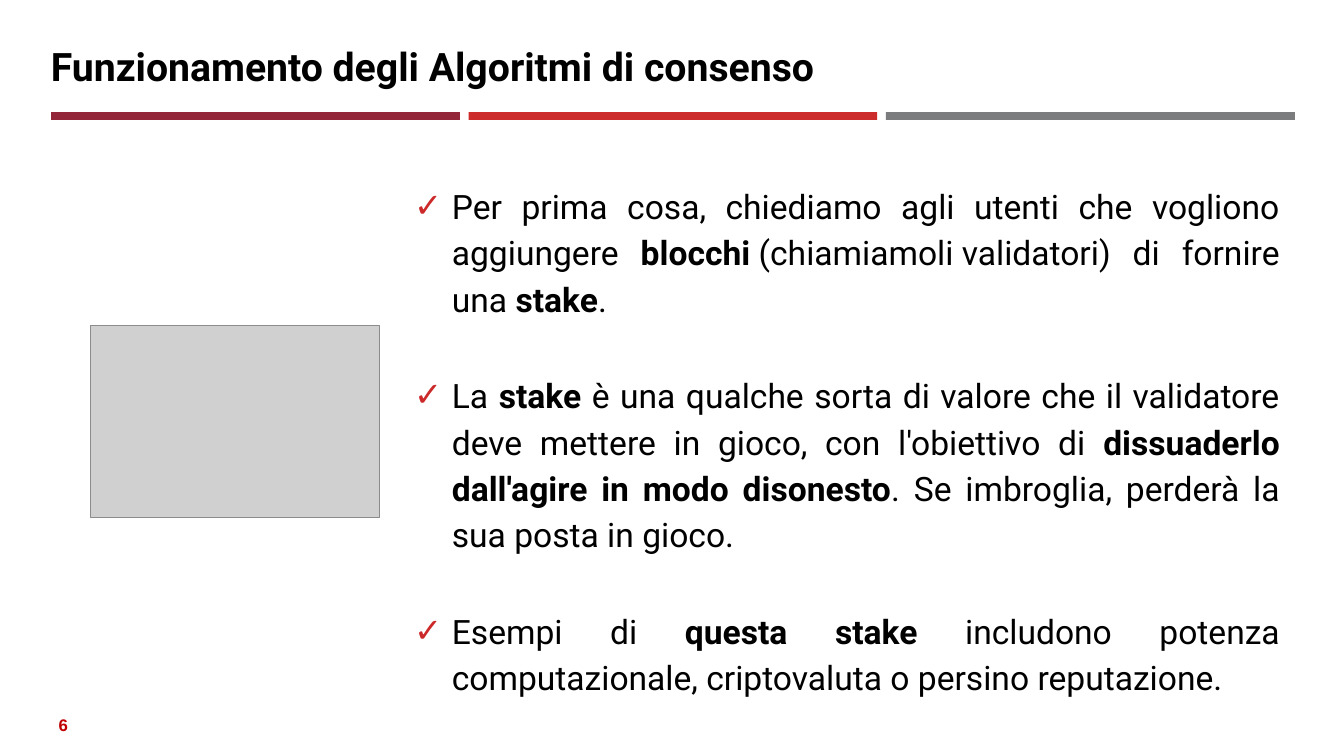
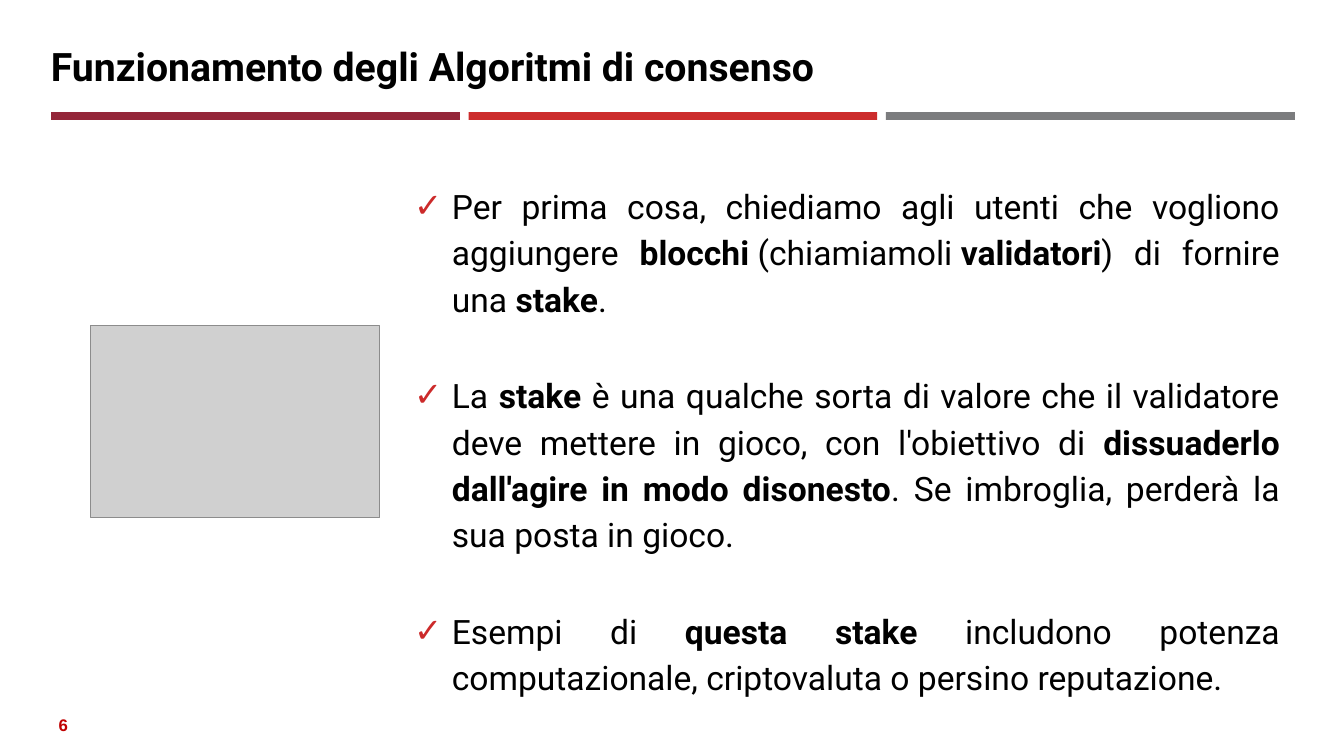
Before and after one commit to neural1977/data_science_interview_material, a slide deck: slide 6 of Assicurazioni/Algoritmi di consenso distribuito_ita.pptx. Drawn at 1344x756 pixels with LibreOffice and Linux fonts; fonts in the diff are those of the drawing; grey boxes stand for pictures. Boxes give left, top, right and bottom in pixels: in the first picture for what was removed or moved away, otherwise in the second. Text is boxed around its words. In the diff, an @@ line names an element or a change of style, - is before the commit and + after.

```diff
--- a/Assicurazioni/Algoritmi di consenso distribuito_ita.pptx
+++ b/Assicurazioni/Algoritmi di consenso distribuito_ita.pptx
@@ text at (452, 193, 1280, 313): bold on in "validatori)" @@
```
Also in this commit, not shown: 2 other slides changed, 5 other files.
